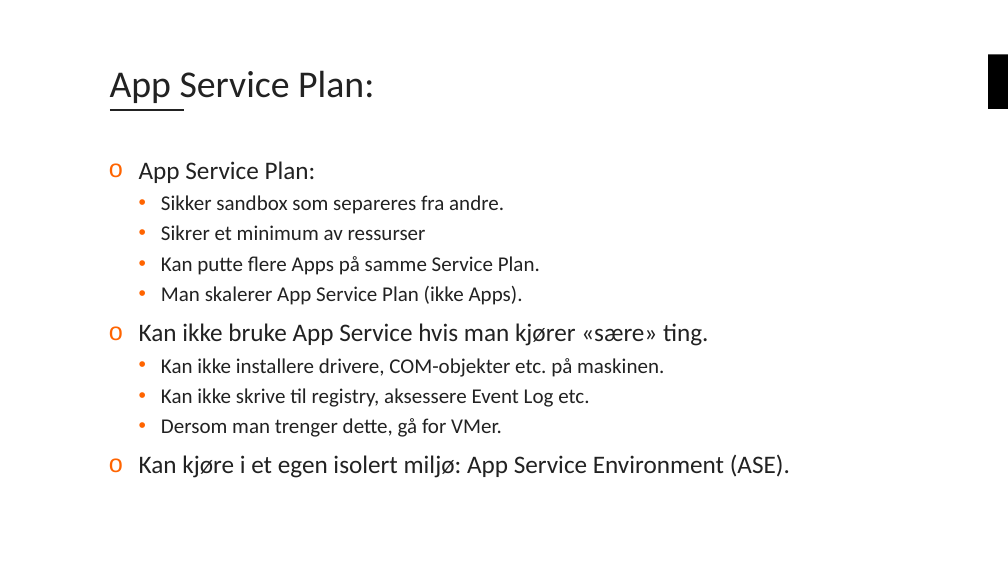
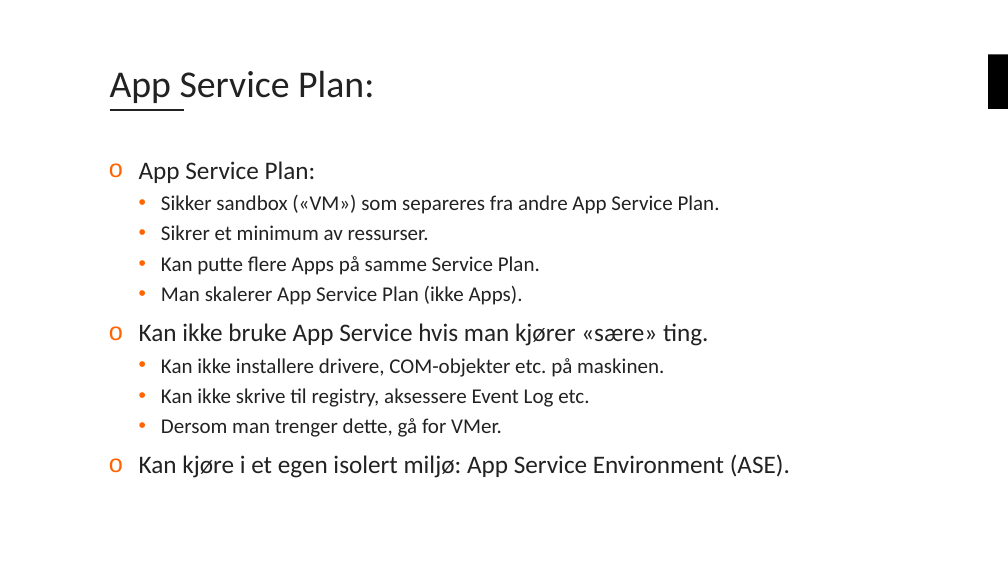
Before and after one commit to bouvet/azure-workshops, a slide deck: slide 19 of Workshop_1/Presentasjon/Azureskolen-Workshop#1.pptx. Drawn at 1008x567 pixels with LibreOffice and Linux fonts; fonts in the diff are those of the drawing; background and template pictures are left out. Boxes give left, top, right and bottom in pixels: in the first picture for what was removed or moved away, otherwise in the second. Text is boxed around its words. In the diff, an @@ line names an element or a change of style, - is before the commit and + after.

```diff
--- a/Workshop_1/Presentasjon/Azureskolen-Workshop#1.pptx
+++ b/Workshop_1/Presentasjon/Azureskolen-Workshop#1.pptx
@@ text at [161, 195, 720, 240]: text changed @@
-  • Sikker sandbox som separeres fra andre.
-  • Sikrer et minimum av ressurser
+  • Sikker sandbox («VM») som separeres fra andre App Service Plan.
+  • Sikrer et minimum av ressurser.
```
Also in this commit, not shown: 9 other slides changed, 2 slides added, 1 slide removed.
